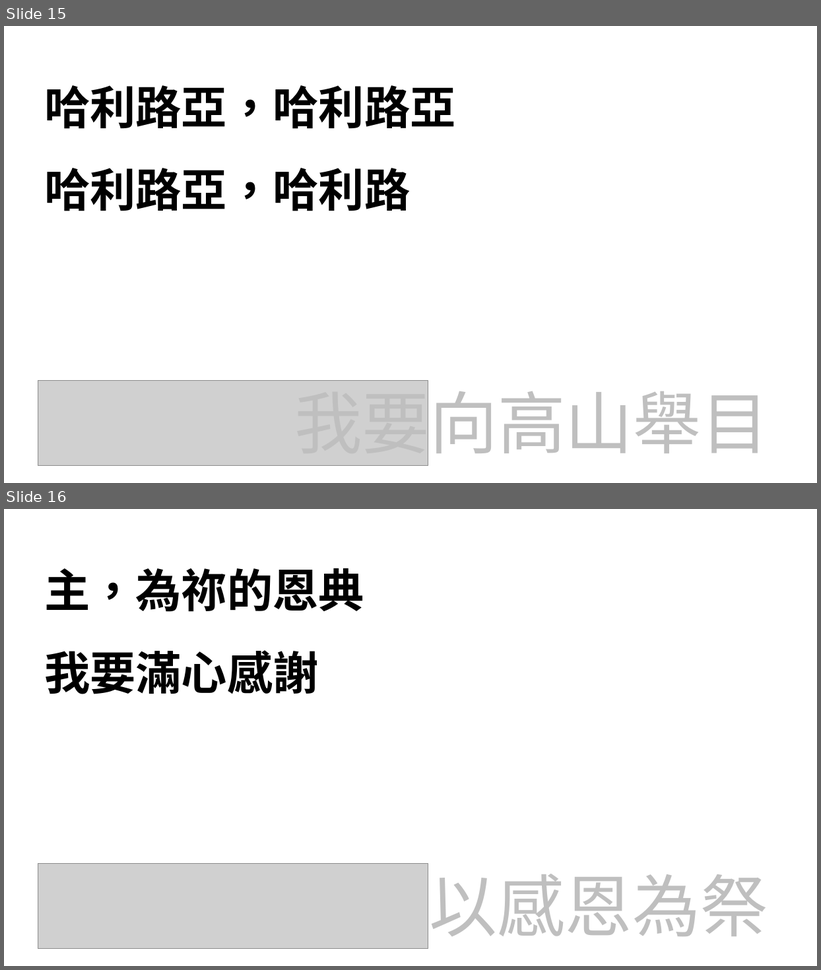
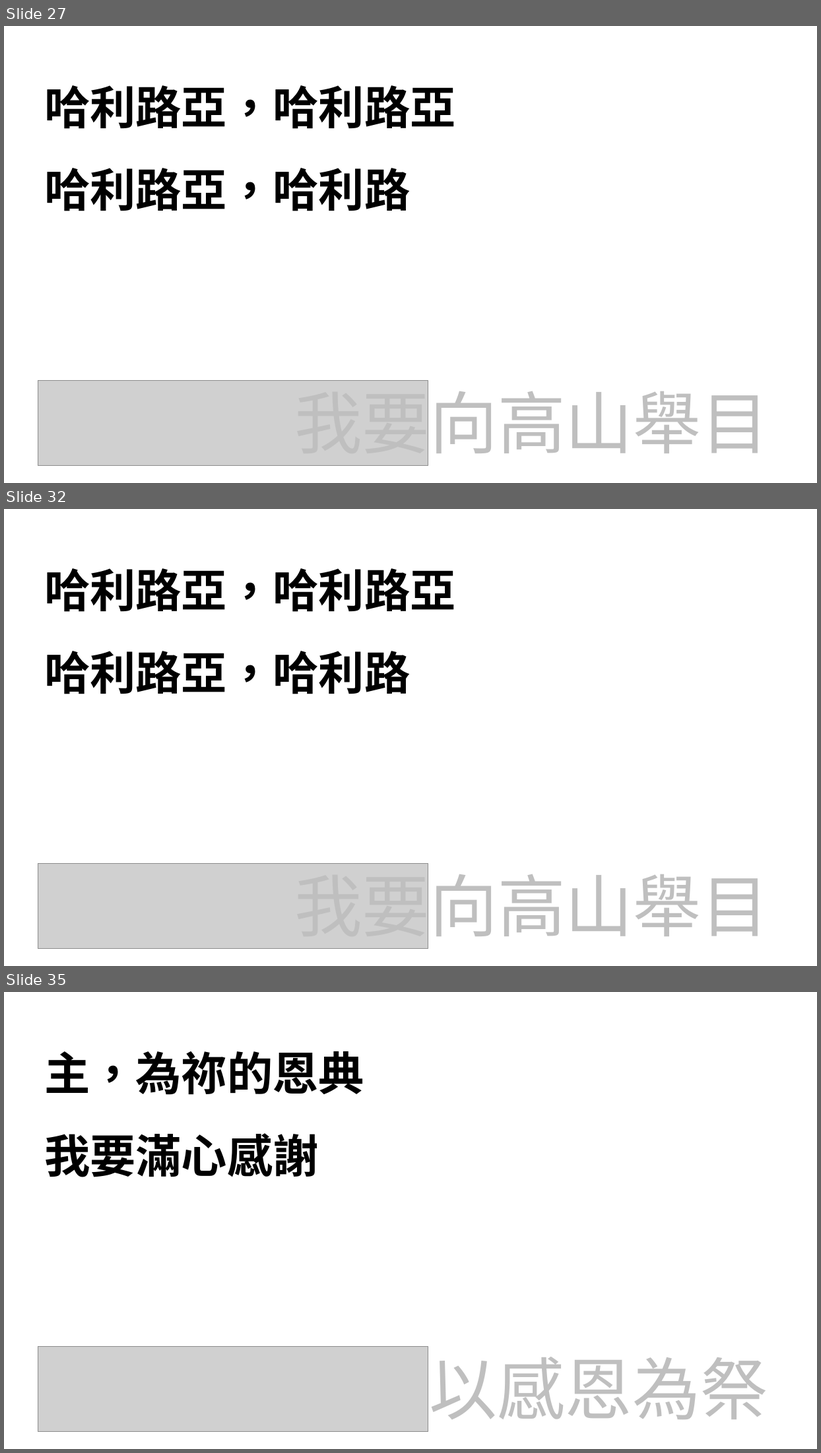
Before and after one commit to pangyan/ridiculands-references, a slide deck: hymns/20171008.pptx. Shown one above the other, each under a label of ours: slides 15 and 16 before the commit, slides 27, 32 and 35 after it; the slides between them are not shown. The pictures are 821x970 and 821x1453 pixels, drawn with LibreOffice and Linux fonts; fonts in the diff are those of the drawing; grey boxes stand for pictures. Boxes give left, top, right and bottom in pixels: in the first picture for what was removed or moved away, otherwise in the second. Text is boxed around its words. In the diff, an @@ line names an element or a change of style, - is before the commit and + after.

```diff
--- a/hymns/20171008.pptx
+++ b/hymns/20171008.pptx
@@ slide 32 added at (4, 509, 817, 966), background #FFFFFF @@
@@ text added at (44, 568, 456, 694), 54 pt, text #000000, bold @@
+哈利路亞，哈利路亞
+哈利路亞，哈利路
@@ picture added at (38, 864, 428, 949) @@
@@ text added at (294, 863, 769, 949), 80 pt, text #BFBFBF @@
+我要向高山舉目
@@ what was slide 15 is now slide 27 @@
@@ what was slide 16 is now slide 35 @@
```
Also in this commit, not shown: 4 slides changed, 18 other slides added.
